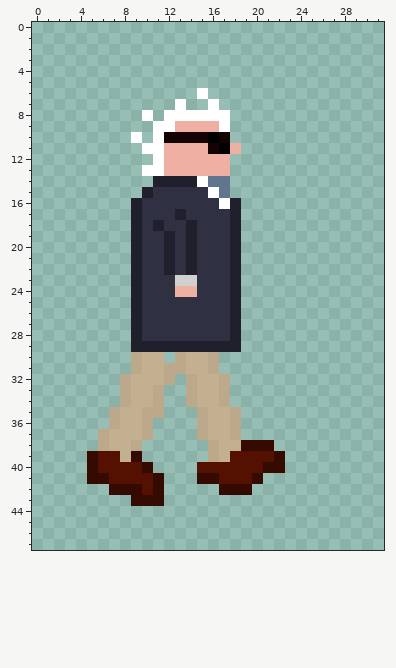
File history of a pixel-art sprite, sprites/congresssan/East/frame2.png. This is how it looked before the edit.
The file is 32x48 pixels.
The result:
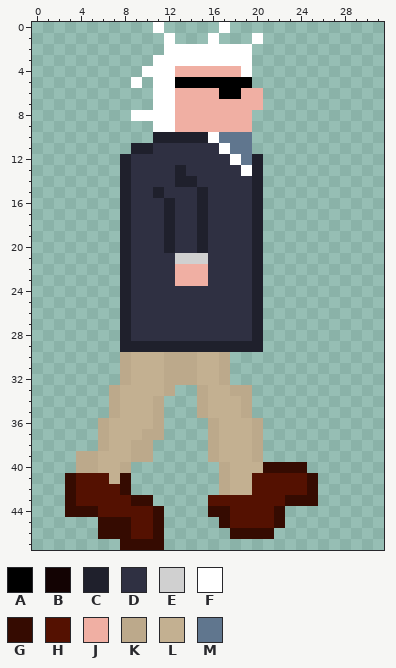
Palette (. is transparent): A #000000  B #130303  C #1f202c  D #2f3042  E #d0d0d0  F #ffffff  G #350b01  H #541101  J #f0afa3  K #bca98b  L #c3b091  M #60768e
Diff:
Changed rows in their new state; - is an unchanged pixel.
first column x 3:
 0 --------F-----F--------
 1 ---------F---F---F-----
 2 ---------FFFFFFFF------
 3 --------FFFFFFFFF------
 4 -------FFFJJJJJJF------
 5 ------F-FFAAAAAAA------
 6 --------FFJJJJAAJJ-----
 7 --------FFJJJJJJJJ-----
 8 ------F-F-JJJJJJJ------
 9 --------------JJJ------
10 ------.-CCCCCFMMM------
11 ------CCDDDDDDFMM------
12 -----CDDDDDDDDDFMC-----
13 -----CDDDDCDDDDDFC-----
14 -----CDDDD--DDDDDC-----
15 -----CDDC---CDDDDC-----
16 -----CD--C--C-DDDC-----
17 -----CD--CD-C--DDC-----
18 -----CD-DC-DC--DDC-----
19 -----CD----DC--DDC-----
20 -----CD----DC--DDC-----
21 -----CD--DEEE--DDC-----
22 -----CD--DJJJ--DDC-----
23 -----CD---JJJ--DDC-----
24 -----CD---DD---DDC-----
25 -----CD--------DDC-----
26 -----CD--------DDC-----
27 -----CD--------DDC-----
28 -----CD--------DDC-----
29 -----C----------CC-----
30 -----KL--K-K-LK--------
31 -----KL----K-LK--------
32 ----------K------------
33 ----KL--LK-.K-LKK------
34 ----KL-----.K-LLK------
35 -------L-------LK------
36 ---KL--LK---.K-LLK-----
37 --------K---.K-LLK-----
38 -------K--------LK.----
39 -KKLL-KK-------LLK..---
40 -KKLLK..----..KLLL--GG-
41 GHHHLG...---..KLLHHHHHG
42 GHHHH-...-----KLLHHHHHG
43 GHHHHH--.----HHHHHHHGGG
44 GGGHHHHHG----GGHHHHG---
45 ---GGGHHG-----GHHHHG---
46 ---GGGHHG------GGGG----
47 -----GGGG--------------
Pixel boxes of the changes (left, top, right, bottom) in both pictures:
changed: (65, 22, 318, 550)
